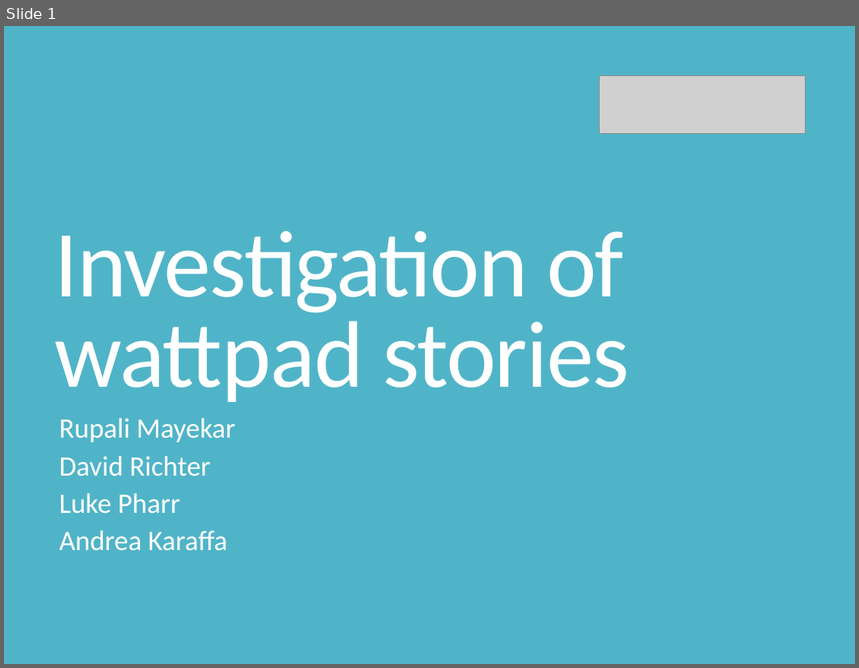
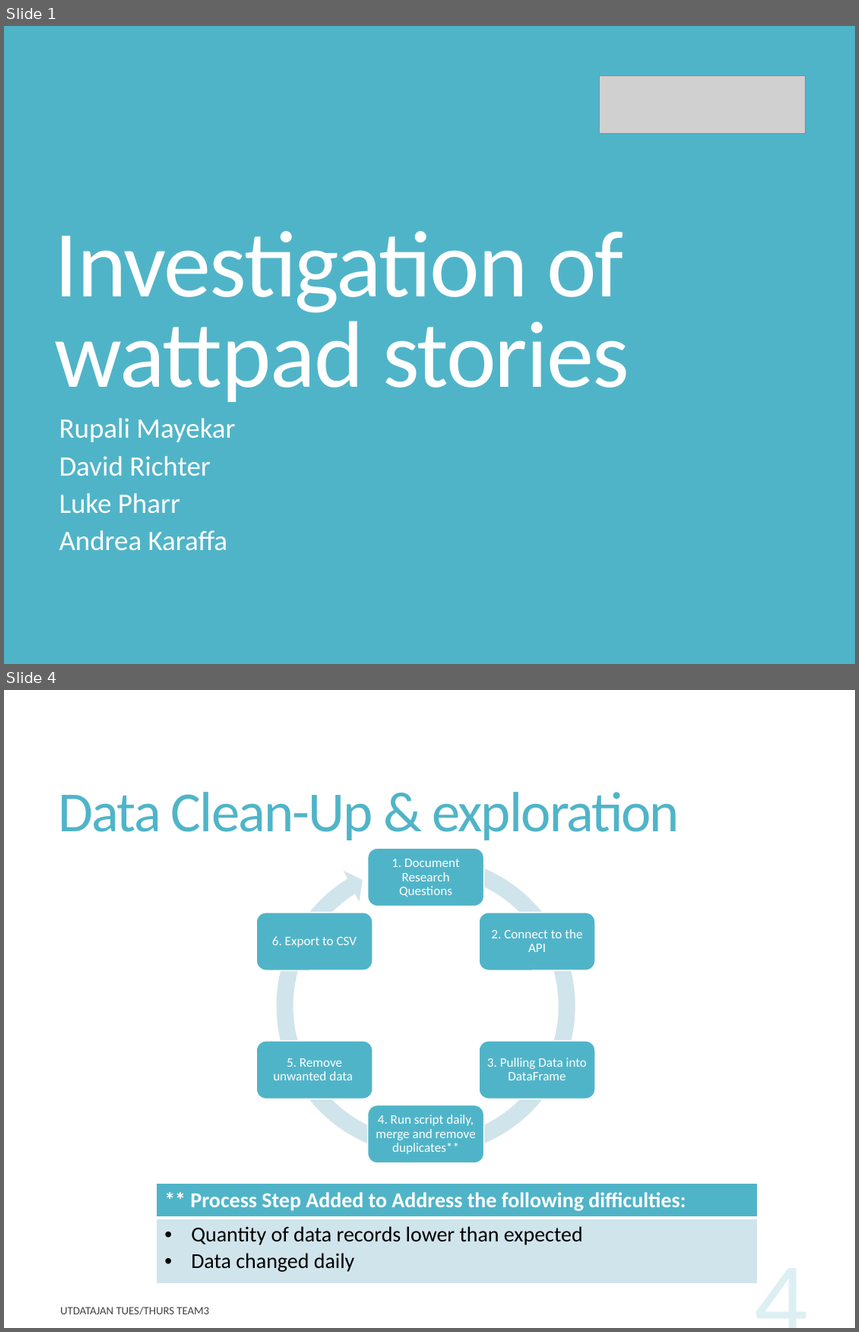
Before and after one commit to rupalimayekar/ProjectWattpad, a slide deck: WattpadPrez.pptx. Shown one above the other, each under a label of ours: slide 1 before the commit, slides 1 and 4 after it; the slides between them are not shown. The pictures are 859x668 and 859x1332 pixels, drawn with LibreOffice and Linux fonts; fonts in the diff are those of the drawing; grey boxes stand for pictures. Boxes give left, top, right and bottom in pixels: in the first picture for what was removed or moved away, otherwise in the second. Text is boxed around its words. In the diff, an @@ line names an element or a change of style, - is before the commit and + after.

```diff
--- a/WattpadPrez.pptx
+++ b/WattpadPrez.pptx
@@ slide 4 added at (4, 690, 855, 1328), background #FFFFFF @@
@@ title added at (59, 792, 680, 840), 48 pt, text #50B4C8 @@
+Data Clean-Up & exploration
@@ group added at (257, 847, 595, 1164): 6 rounded rectangles, 6 texts, 1 circular arrow @@
+1. Document Research Questions
+2. Connect to the API
+3. Pulling Data into DataFrame
+4. Run script daily, merge and remove duplicates**
+5. Remove unwanted data
+6. Export to CSV
@@ table added at (156, 1184, 758, 1284), 2 rows, 1 columns @@
+** Process Step Added to Address the following difficulties:
+Quantity of data records lower than expected / Data changed daily
@@ page number added at (613, 1233, 817, 1328), 90 pt, text #50B4C8 at 20% opacity @@
+4
@@ text added at (60, 1307, 209, 1315), 9.5 pt, text #000000 at 75% opacity @@
+UTDATAJAN TUES/THURS TEAM3
```
Also in this commit, not shown: 8 slides changed, 1 other slide added, 2 slides removed, 9 other files.
